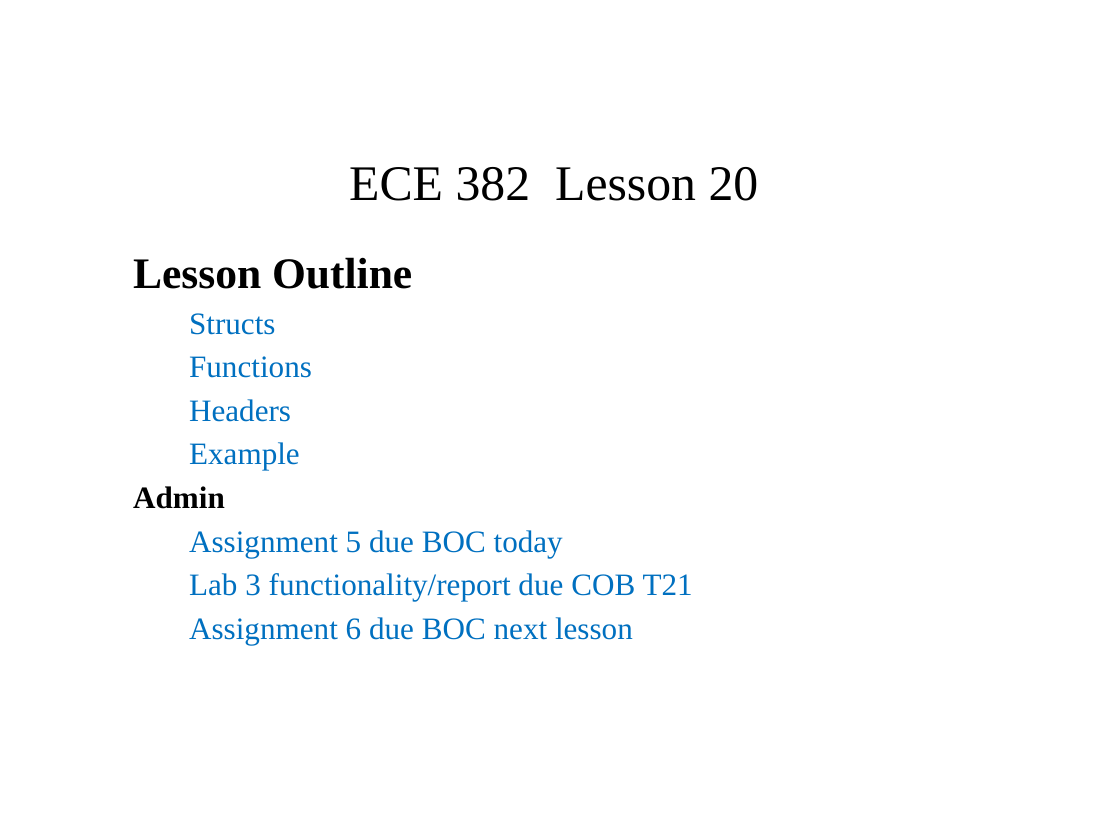
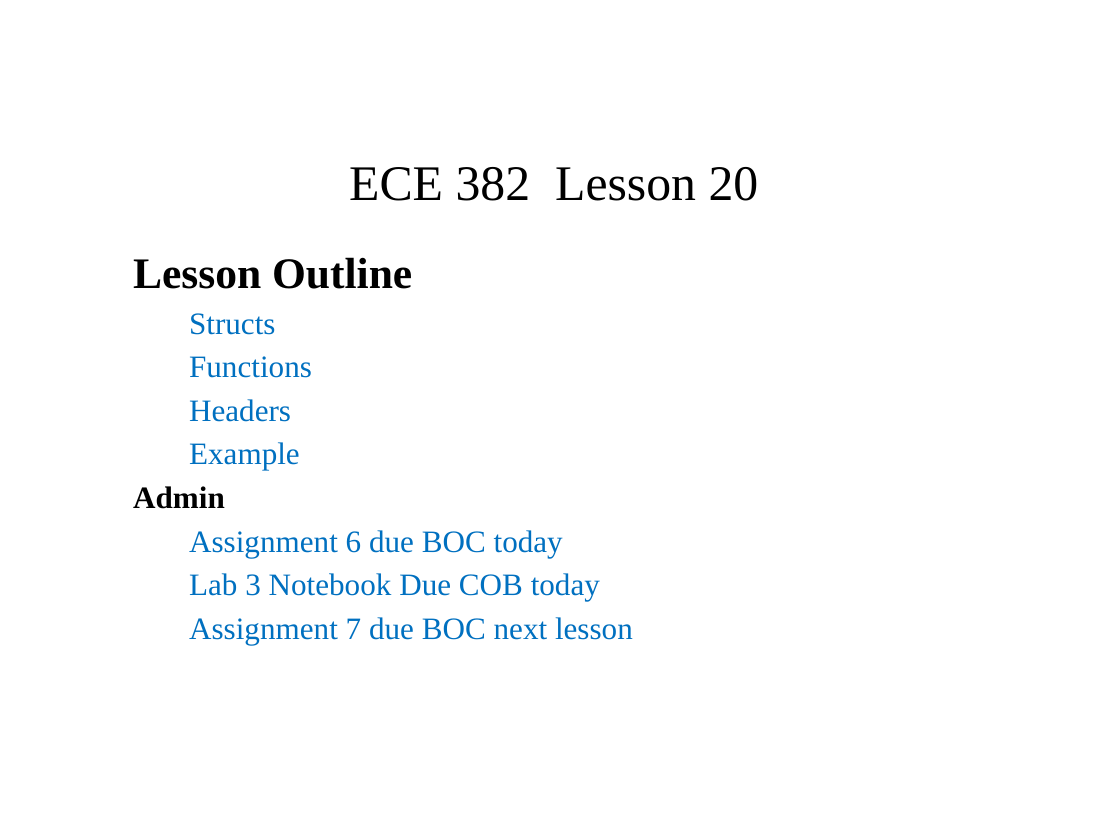
Before and after one commit to pw4rn3r/ECE382, a slide deck: slide 1 of notes/L20/Lsn20.pptx. Drawn at 1120x840 pixels with LibreOffice and Linux fonts; fonts in the diff are those of the drawing. Boxes give left, top, right and bottom in pixels: in the first picture for what was removed or moved away, otherwise in the second. Text is boxed around its words. In the diff, an @@ line names an element or a change of style, - is before the commit and + after.

Commit message:
Updating Lesson 20 slides.

```diff
--- a/notes/L20/Lsn20.pptx
+++ b/notes/L20/Lsn20.pptx
@@ subtitle at <box>189,530,633,644</box>: text changed @@
-  Assignment 5 due BOC today
-  Lab 3 functionality/report due COB T21
-  Assignment 6 due BOC next lesson
+  Assignment 6 due BOC today
+  Lab 3 Notebook Due COB today
+  Assignment 7 due BOC next lesson
```
Also in this commit, not shown: 2 other slides changed.
